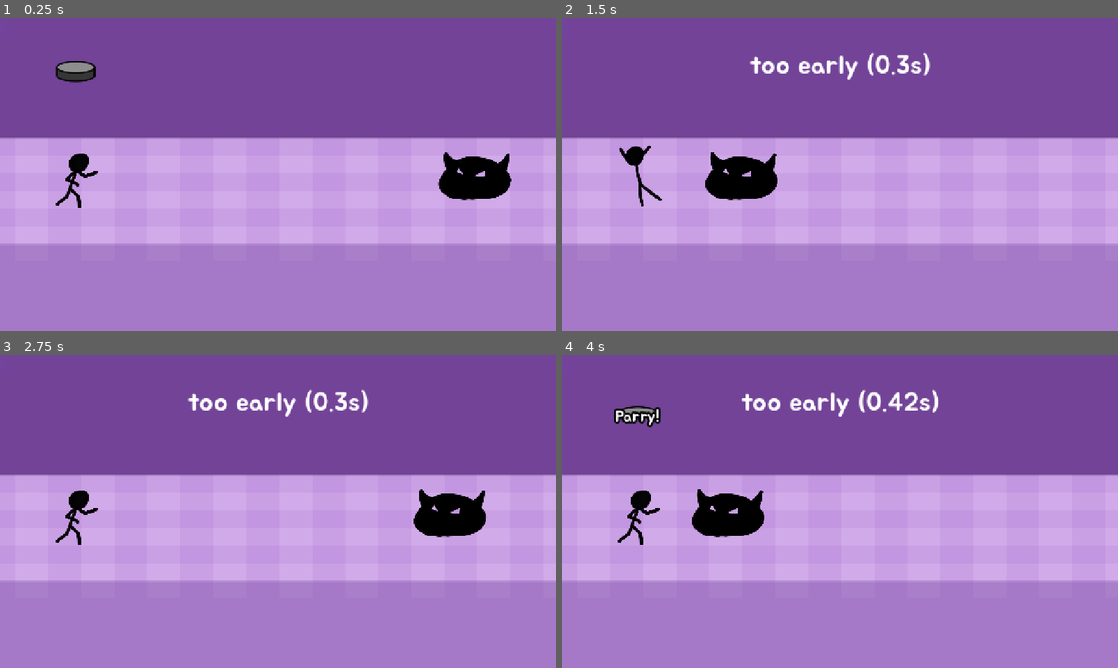
Above: before the commit, frames 1-4 (two rows, left to right).
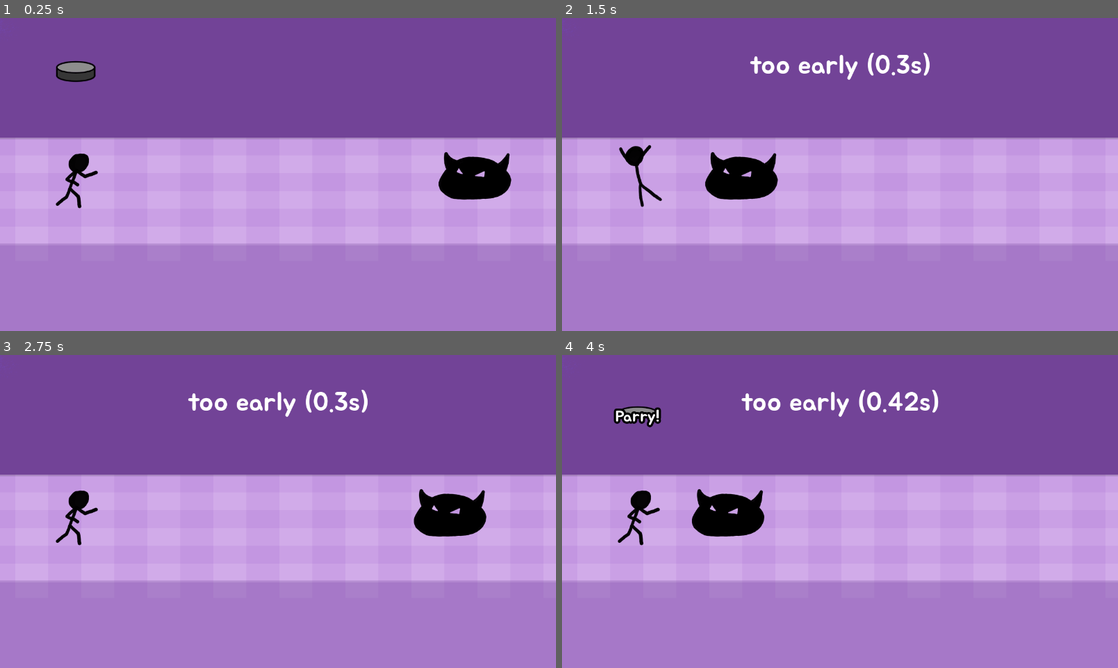
Above: after the commit, the same moments.

Repository: RemoHoesli/counterattack
Game: Godot game, scene res://Scenes/level_prototype.tscn
Same seed, same stepped clock (60 frames per second), same inputs: the game is played once before the commit and once after it.
Inputs:
- Up to frame 1 (0.25 s): no input
- Up to frame 2 (1.5 s): hold Space (action_button) 0.53-1.28 s; tap Space (action_button) at 1.35 s
- Up to frame 3 (2.75 s): hold Space (action_button) from 2.03 s (still down)
- Up to frame 4 (4 s): tap Enter at 2.75 s; release Space (action_button) at 2.78 s; tap Space (action_button) at 2.85 s; hold Space (action_button) from 3.53 s (still down)

The runs differ from the first frame. In frame 1, 0.3% of the frame differs, in the area x 0-92%, y 3-61%; in frame 2, 0.5%; in frame 3, 0.5%; in frame 4, 0.7%, in the area x 0-68%, y 3-61%.

Commit message:
Export HTML build

Diff:
--- a/project.godot
+++ b/project.godot
@@ -13,14 +13,15 @@
 config/name="Counterattack"
 run/main_scene="uid://jba46h7vra5t"
 config/features=PackedStringArray("4.7", "GL Compatibility")
-config/icon="res://icon.svg"
+boot_splash/bg_color=Color(0.44705883, 0.2627451, 0.5921569, 1)
+boot_splash/image="uid://dhrywfg16h5eh"
+config/icon="uid://dg5mouwq3ts3l"
 
 [display]
 
 window/size/viewport_width=1280
 window/size/viewport_height=720
-window/stretch/mode="canvas_items"
-window/stretch/aspect="expand"
+window/stretch/mode="viewport"
 
 [input]
 
@@ -40,3 +41,4 @@
 rendering_device/driver.windows="d3d12"
 renderer/rendering_method="gl_compatibility"
 renderer/rendering_method.mobile="gl_compatibility"
+environment/defaults/default_clear_color=Color(0.44705883, 0.2627451, 0.5921569, 1)
Not shown, added: Build/Counterattack_020726_2/index.apple-touch-icon.png.import
Not shown, added: Build/Counterattack_020726_2/index.icon.png.import
Not shown, added: Build/Counterattack_020726_2/index.png.import
Binary file added: Sprites/Player/Icon_180.png
Not shown, added: Sprites/Player/Icon_180.png.import
Binary file added: UI/Boot_Splash.png
Not shown, added: UI/Boot_Splash.png.import
Binary file added: UI/Icon_144.png
Not shown, added: UI/Icon_144.png.import
Binary file added: UI/Icon_180.png
Not shown, added: UI/Icon_180.png.import
Binary file added: UI/Icon_500.png
(and 11 more such lines)
